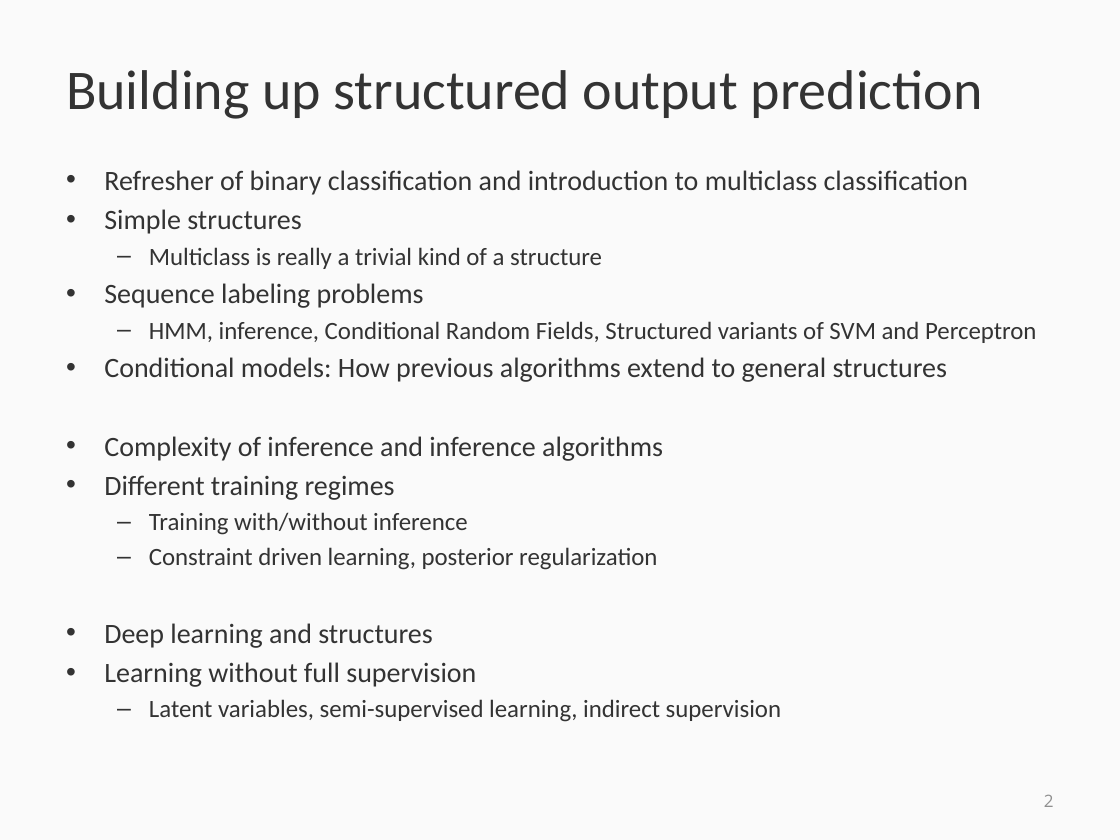
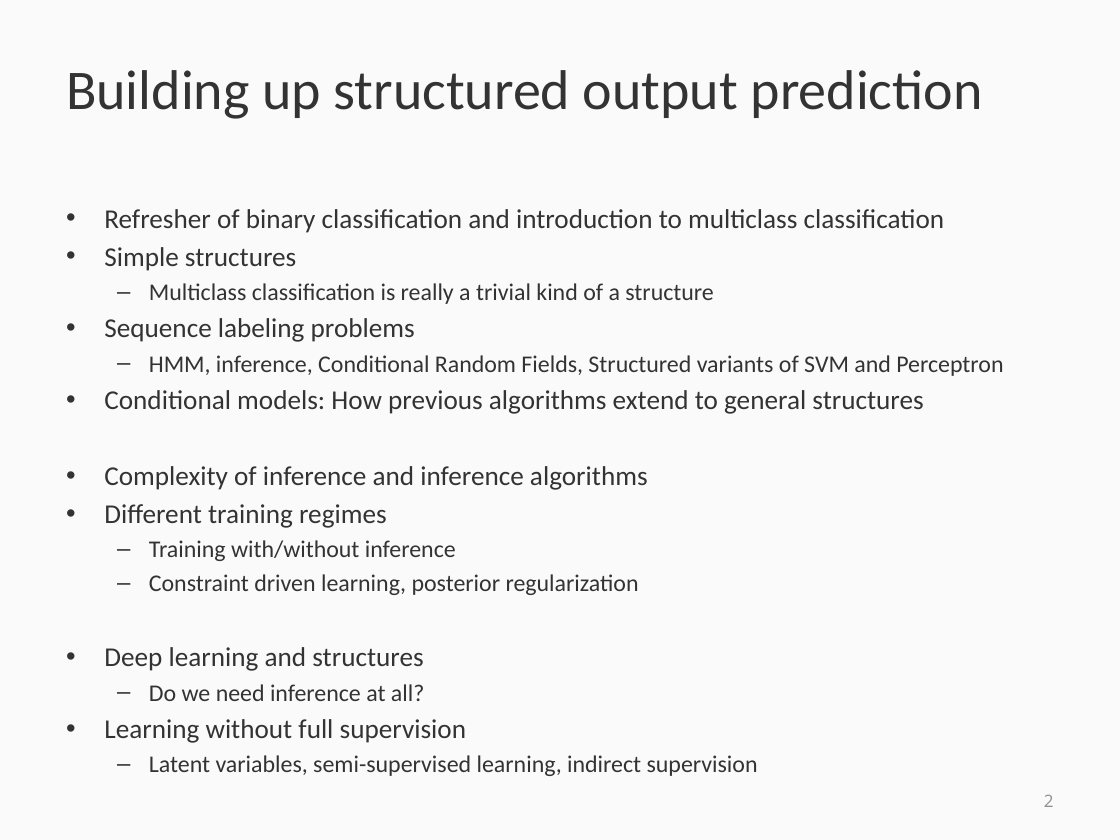
Before and after one commit to svivek/structured-prediction, a slide deck: slide 2 of slides/info/info.pptx. Drawn at 1120x840 pixels with LibreOffice and Linux fonts; fonts in the diff are those of the drawing. Boxes give left, top, right and bottom in pixels: in the first picture for what was removed or moved away, otherwise in the second. Text is boxed around its words. In the diff, an @@ line names an element or a change of style, - is before the commit and + after.

```diff
--- a/slides/info/info.pptx
+++ b/slides/info/info.pptx
@@ text "Refresher of binary classification and ...": place and size @@
-text "Refresher of binary classification and ..." at bbox=[104, 170, 1036, 722]
+text "Refresher of binary classification and ..." at bbox=[104, 209, 1003, 743]
@@ text at bbox=[104, 209, 1003, 743]: size 18 to 17.5 pt in "Refresher of binary classification and introduction to ...", "Simple structures", "Sequence labeling problems", "Conditional models: How previous algorithms extend to ..." and 4 more places; size 16 to 15.4 pt in "HMM, inference, Conditional Random Fields, Structured varian ...", "Training with/without inference", "Constraint driven learning, posterior regularization", "Latent variables, semi-supervised learning, indirect supervi ..." @@
@@ text at bbox=[149, 283, 713, 304]: text changed; size 16 to 15.4 pt @@
-  – Multiclass is really a trivial kind of a structure
+  – Multiclass classification is really a trivial kind of a structure
@@ text at bbox=[149, 684, 424, 701]: paragraph added @@
+  – Do we need inference at all?
```
Also in this commit, not shown: 3 other slides changed, 2 other files.
